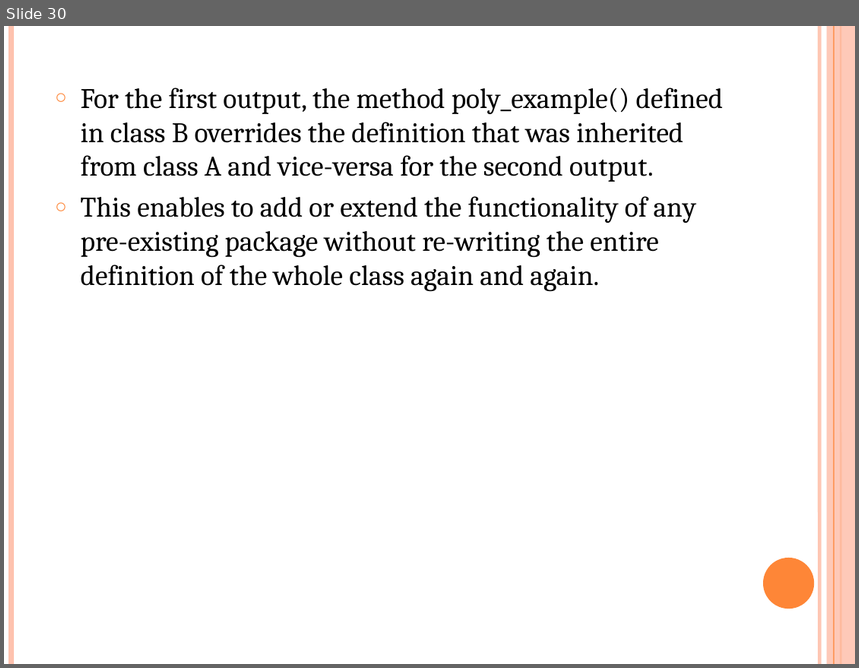
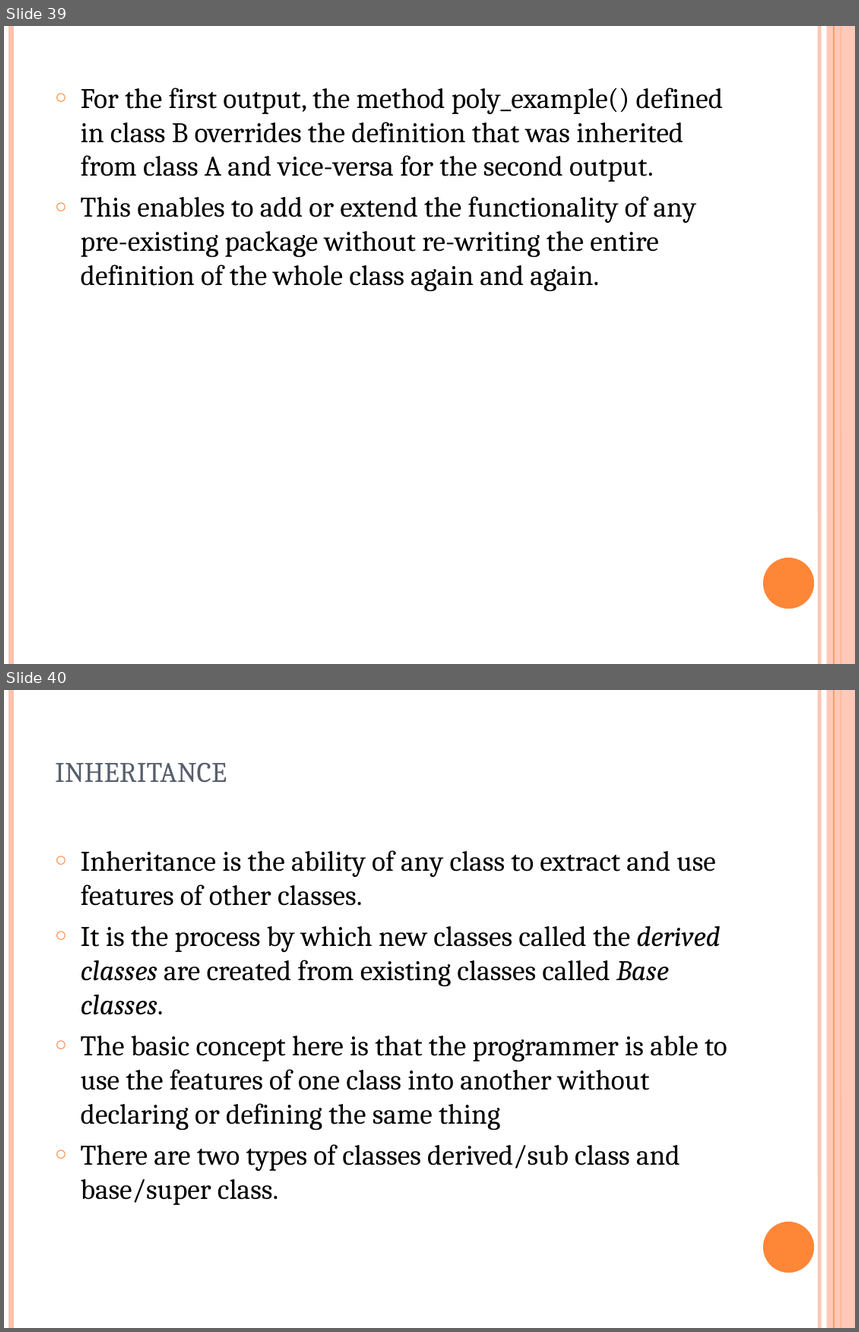
Before and after one commit to srivalli-project/BI_Team_Status, a slide deck: Santhoshi/PerlOOPs.pptx. Shown one above the other, each under a label of ours: slide 30 before the commit, slides 39 and 40 after it. The pictures are 859x668 and 859x1332 pixels, drawn with LibreOffice and Linux fonts; fonts in the diff are those of the drawing. Boxes give left, top, right and bottom in pixels: in the first picture for what was removed or moved away, otherwise in the second. Text is boxed around its words. In the diff, an @@ line names an element or a change of style, - is before the commit and + after.

```diff
--- a/Santhoshi/PerlOOPs.pptx
+++ b/Santhoshi/PerlOOPs.pptx
@@ slide 40 added at box(4, 690, 855, 1328), background #FFFFFF; not listed: 6 template elements that a slide beside it also shows @@
@@ title added at box(55, 763, 227, 783), 30 pt, text #575F6D, small capitals @@
+inheritance
@@ text added at box(81, 850, 728, 1205), 24 pt, text #000000 @@
+○ Inheritance is the ability of any class to extract and use features of other classes.
+○ It is the process by which new classes called the derived classes are created from existing classes called Base classes.
+○ The basic concept here is that the programmer is able to use the features of one class into another without declaring or defining the same thing
+○ There are two types of classes derived/sub class and base/super class.
@@ what was slide 30 is now slide 39 @@
```
Also in this commit, not shown: 22 other slides added, 1 slide removed, 7 other files.
